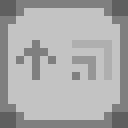
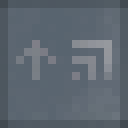
Before/after of a 128 × 128 layered artwork. What changed in the layer stack:
removed layer "bank_upload_block_not_connected.png" over [0, 0, 128, 128]
added layer "Eingefügte Ebene" above "bank_upload_block_not_connected" over [16, 40, 112, 80]
added layer "bank_upload_block_not_connected" over [0, 0, 128, 128]
